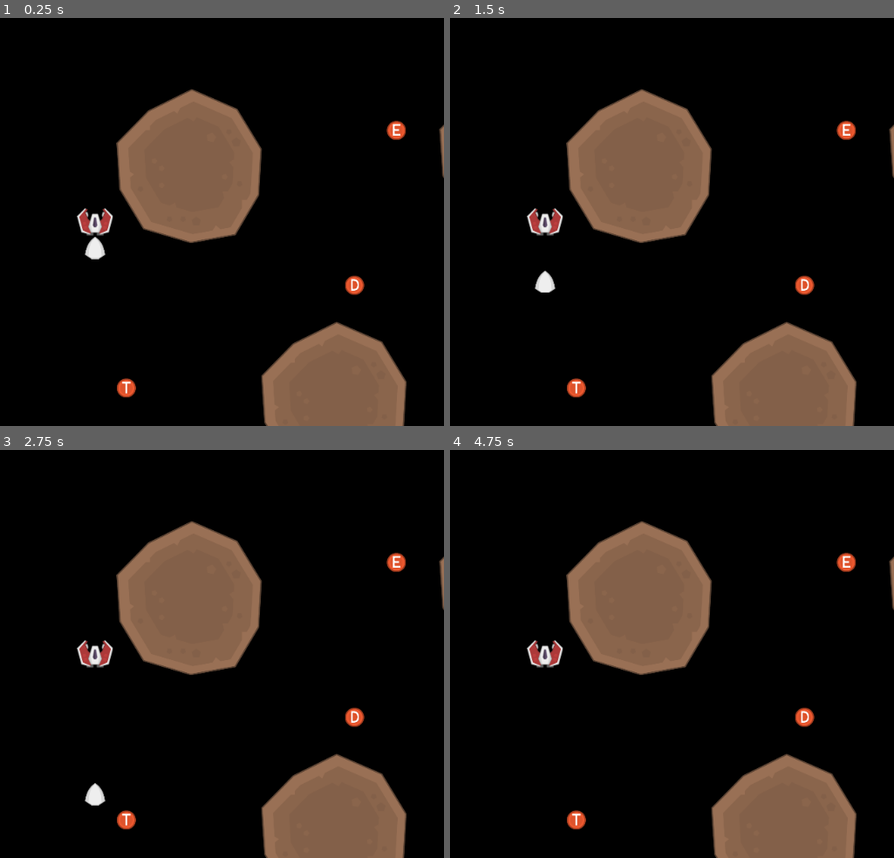
Above: before the commit, frames 1-4 (two rows, left to right).
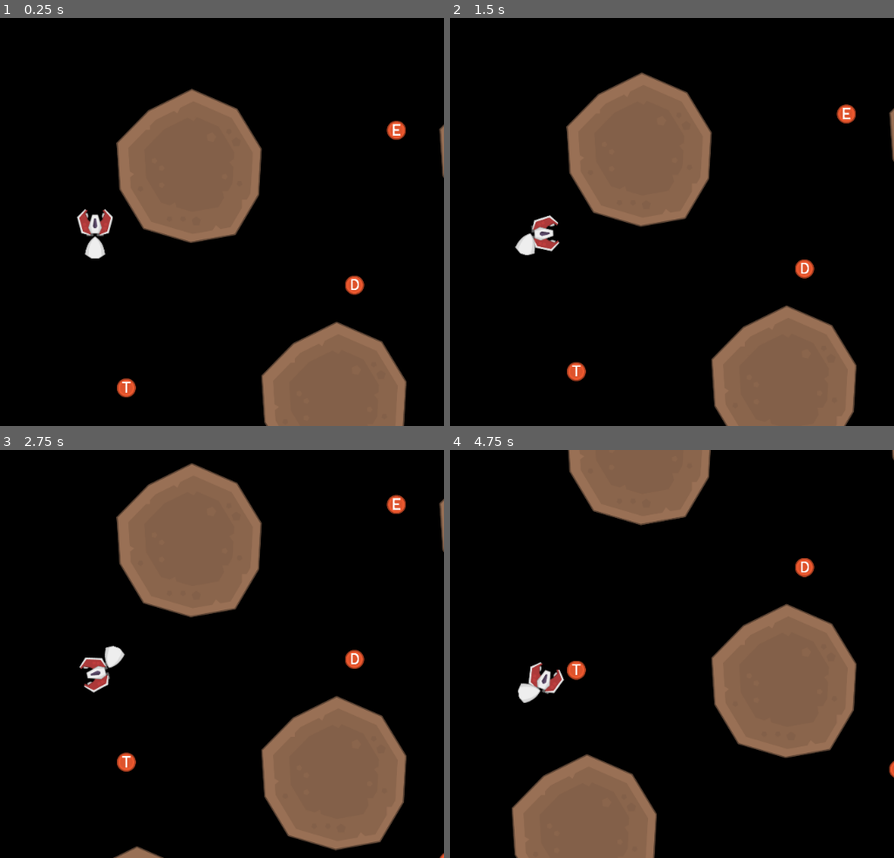
Above: after the commit, the same moments.

Repository: Comyune/game-drifter
Game: Godot game, scene res://main.tscn
Same seed, same stepped clock (60 frames per second), same inputs: the game is played once before the commit and once after it.
Inputs (mouse positions are in pixels of both pictures, inside the frame that each line leads up to):
- Up to frame 1 (0.25 s): no input
- Up to frame 2 (1.5 s): tap Enter (ui_accept) at 0.5, 0.77 s; move the mouse to (698, 201) at 0.52 s; hold Right (ui_right) 0.53-1.25 s; click (698, 201) at 0.67 s; drag from (outside the picture) to (512, 303) at 1.27 s
- Up to frame 3 (2.75 s): move the mouse to (164, 564) at 2.02 s; hold Right (ui_right) from 2.03 s (still down)
- Up to frame 4 (4.75 s): release Right (ui_right) at 2.75 s; drag from (512, 735) to (outside the picture) at 2.77 s; move the mouse to (756, 715) at 3.52 s; hold Left (ui_left) 3.53-4.25 s; tap Enter (ui_accept) at 3.77 s; drag from (outside the picture) to (outside the picture) at 4.27 s

The runs differ from the first frame. In frame 1, 0.3% of the frame differs, in the area x 17-91%, y 17-93%; in frame 2, 6.7%; in frame 3, 18%; in frame 4, 38%, in the area x 13-100%, y 0-100%.
Error before the commit: Parse Error: Can't preload resource at path: res://player/start_link/tail_state.gd (res://player/start_link/start_link.gd:2)

Commit message:
Implement letter chain

Diff:
--- /dev/null
+++ b/godot-project/player/chain_joint.tscn
@@ -0,0 +1,11 @@
+[gd_scene load_steps=2 format=2]
+
+[ext_resource path="res://player/chain_joint.png" type="Texture" id=1]
+
+[node name="PinJoint2D" type="PinJoint2D"]
+bias = 0.5
+disable_collision = false
+softness = 0.9
+
+[node name="Sprite" type="Sprite" parent="."]
+texture = ExtResource( 1 )
--- a/godot-project/player/chain_link/chain_link.tscn
+++ b/godot-project/player/chain_link/chain_link.tscn
@@ -17,6 +17,11 @@
 font_data = SubResource( 2 )
 
 [node name="ChainLink" type="RigidBody2D"]
+position = Vector2( 1, 0 )
+collision_layer = 16
+collision_mask = 23
+linear_damp = 15.0
+angular_damp = 0.1
 script = ExtResource( 1 )
 
 [node name="Sprite" type="Sprite" parent="."]
@@ -28,10 +33,10 @@
 shape = SubResource( 1 )
 
 [node name="Label" type="Label" parent="."]
-margin_left = -20.0
-margin_top = 10.0
-margin_right = 20.0
-margin_bottom = 67.0
+margin_left = -20.2613
+margin_top = 12.3308
+margin_right = 19.7387
+margin_bottom = 69.3308
 custom_fonts/font = SubResource( 3 )
 text = "A"
 align = 1
@@ -40,6 +45,3 @@
 __meta__ = {
 "_edit_use_anchors_": false
 }
-
-[node name="LinkPosition" type="Node2D" parent="."]
-position = Vector2( 0, 75 )
--- a/godot-project/player/player.gd
+++ b/godot-project/player/player.gd
@@ -1,17 +1,24 @@
 extends Node
-const TailState = preload("res://player/tail_state")
-const ChainLink = preload("res://player/chain_link/chain_link.tscn")
+const TailState  = preload("res://player/tail_state.gd")
+const ChainLink  = preload("res://player/chain_link/chain_link.tscn")
+const ChainJoint = preload("res://player/chain_joint.tscn")
+
+const link_offset = Vector2(0, 80)
 
 onready var ship       = $Ship
 onready var start_link = $StartLink
 onready var tail_state = TailState.new()
 
-func _ready:
-	connect("player_collision", self, "handle_collision_result")
+var chain_links = []
 
-func handle_collision_result(collision_result):
+func _ready():
+	var _connection = ship.connect(
+		"collision", self, "on_ship_collision"
+	)
+
+func on_ship_collision(collision_result):
 	tail_state.update_with_collision_result(collision_result)
-	remove_redundant_links()
+	remove_redundant_chain_links()
 	ensure_chain_links()
 
 # Tail handling
@@ -19,14 +26,32 @@
 func remove_redundant_chain_links():
 	if chain_links.size() <= tail_state.size(): return
 
-	for i in range(chain_links.size() - tail_state.size()):
+	for _i in range(chain_links.size() - tail_state.size()):
 		chain_links[-1].queue_free()
 
 func ensure_chain_links() -> void:
-    for i in range(tail_state.size()):
+	for i in range(tail_state.size()):
 		if chain_links.size() < i + 1: create_chain_link(i)
 
 func create_chain_link(index):
+	var target_link = last_link()
+	# Create the link, add its letter, and attach to scene
 	var new_link = ChainLink.instance()
 	new_link.character = tail_state.character_at(index)
-	add_child(new_link)
+	new_link.position = link_offset
+	target_link.add_child(new_link)
+	print("New link position: 0, 0", new_link.position)
+	print("Target link position: 0, 80", target_link.position)
+	# Position the new link relative to the last link in the chain
+	# Create a joint to pin the 2 links together
+	var joint = ChainJoint.instance()
+	joint.node_a = new_link.get_path()
+	joint.node_b = target_link.get_path()
+	joint.position = link_offset
+	target_link.add_child(joint)
+	# Add the new link to our chain_links array
+	chain_links.push_back(new_link)
+
+func last_link():
+	if chain_links.size() < 1: return start_link
+	return chain_links[-1]
--- a/godot-project/player/player.tscn
+++ b/godot-project/player/player.tscn
@@ -1,22 +1,22 @@
-[gd_scene load_steps=3 format=2]
+[gd_scene load_steps=4 format=2]
 
 [ext_resource path="res://player/start_link/start_link.tscn" type="PackedScene" id=1]
 [ext_resource path="res://player/ship/ship.tscn" type="PackedScene" id=2]
+[ext_resource path="res://player/player.gd" type="Script" id=3]
 
 [node name="Player" type="Node"]
+script = ExtResource( 3 )
 
 [node name="Ship" parent="." instance=ExtResource( 2 )]
 rotation = 4.71239
-speed = null
-rotation_speed = null
-rotation_friction = null
-velocity_friction = null
 
 [node name="StartLink" parent="." instance=ExtResource( 1 )]
 position = Vector2( 0, 30 )
+linear_damp = 0.1
+angular_damp = 0.1
 
 [node name="StartLinkJoint" type="PinJoint2D" parent="."]
-position = Vector2( 0, 35 )
-node_a = NodePath("../Player")
+position = Vector2( 0, 44 )
+node_a = NodePath("../Ship")
 node_b = NodePath("../StartLink")
 disable_collision = false
--- a/godot-project/player/ship/ship.gd
+++ b/godot-project/player/ship/ship.gd
@@ -1,17 +1,16 @@
 extends KinematicBody2D
 var ControlState = preload('res://player/control_state.gd')
 
-signal player_collision(result)
+signal collision(result)
 
-export (int)   var speed             = 5
+export (int)   var speed             = 15
 export (float) var rotation_speed    = 0.075
 export (float) var rotation_friction = 0.98
-export (float) var velocity_friction = 0.99
+export (float) var velocity_friction = 0.98
 
 const gravity      : float   = 98.0
 const left         : Vector2 = Vector2(-1, 0)
 const right        : Vector2 = Vector2(1, 0)
-const chain_offset : Vector2 = Vector2(0, 40)
 
 var velocity          : Vector2 = Vector2()
 var rotation_velocity : float   = 0.0
@@ -26,7 +25,7 @@
 
 # Frame processing
 
-func _process():
+func _process(delta):
 	# Get the steering of the player and apply to rotation velocity
 	rotation_velocity += control_state.rotation_direction()
 	# Get thrust direction, rotate to where the player is looking and apply as velocity
@@ -51,7 +50,7 @@
 	rotation_velocity *= rotation_friction # Apply friction to rotation
 	rotation += rotation_velocity * rotation_speed * delta
 
-func process_velocity(delta):
+func process_velocity(_delta):
 	velocity *= velocity_friction # Apply friction to velocity
 
 func handle_movement_and_collisions(delta):
@@ -60,11 +59,12 @@
 
 func handle_collision(collision):
 	var collider = collision.get_collider()
+	print("Collider: ", collider.name)
 
 	# If the colliding object doesn't have a custom collision handler, just bounce.
-	if !collider.has_method("on_collide_with_player"):
+	if !collider.has_method("on_collide_with_ship"):
 		velocity = velocity.bounce(collision.normal)
 		return
 
-	var collision_result = collider.on_collide_with_player(self)
-	if collision_result: emit('player_collision', collision_result)
+	var collision_result = collider.on_collide_with_ship(self)
+	if collision_result: emit_signal('collision', collision_result)
--- a/godot-project/player/ship/ship.tscn
+++ b/godot-project/player/ship/ship.tscn
@@ -1,10 +1,7 @@
-[gd_scene load_steps=6 format=2]
+[gd_scene load_steps=5 format=2]
 
 [ext_resource path="res://player/ship/ship.gd" type="Script" id=1]
-[ext_resource path="res://gui/cascadia_font.tres" type="DynamicFont" id=2]
 [ext_resource path="res://player/ship/shuttle.png" type="Texture" id=3]
-
-
 
 [sub_resource type="Curve" id=1]
 _data = [ Vector2( 0.0103578, 1 ), 0.0, 0.990274, 0, 0, Vector2( 1, 0.148649 ), 0.0, 0.0, 0, 0 ]
@@ -13,16 +10,12 @@
 radius = 35.0
 height = 30.0
 
-[node name="Player" type="KinematicBody2D"]
+[node name="Ship" type="KinematicBody2D"]
 collision_mask = 14
 script = ExtResource( 1 )
-speed = null
-rotation_speed = null
-rotation_friction = null
-velocity_friction = null
 
 [node name="Particles" type="CPUParticles2D" parent="."]
-visible = false
+emitting = false
 amount = 2
 fract_delta = false
 direction = Vector2( -1, 0 )
@@ -48,7 +41,6 @@
 margin_right = -20.0
 margin_bottom = 540.0
 rect_rotation = 90.0
-custom_fonts/font = ExtResource( 2 )
 autowrap = true
 __meta__ = {
 "_edit_use_anchors_": false
--- a/godot-project/player/start_link/start_link.gd
+++ /dev/null
@@ -1,4 +0,0 @@
-extends Node2D
-var TailState = preload('res://player/start_link/tail_state.gd')
-var ChainLink = preload('res://player/chain_link/chain_link.tscn')
-var chain_links = []
--- a/godot-project/player/start_link/start_link.tscn
+++ b/godot-project/player/start_link/start_link.tscn
@@ -1,21 +1,19 @@
-[gd_scene load_steps=4 format=2]
+[gd_scene load_steps=3 format=2]
 
 [ext_resource path="res://player/start_link/chain_start.png" type="Texture" id=1]
-[ext_resource path="res://player/start_link/start_link.gd" type="Script" id=2]
 
 [sub_resource type="CapsuleShape2D" id=1]
 radius = 20.0
 
 [node name="StartLink" type="RigidBody2D"]
-script = ExtResource( 2 )
+collision_layer = 16
+collision_mask = 23
+angular_damp = 2.0
 
 [node name="Sprite" type="Sprite" parent="."]
 position = Vector2( 0, 43 )
 texture = ExtResource( 1 )
 
-[node name="BackLinkPosition" type="Position2D" parent="."]
-position = Vector2( 0, 85 )
-
 [node name="CollisionShape2D" type="CollisionShape2D" parent="."]
 position = Vector2( 0, 45 )
 shape = SubResource( 1 )
Binary file added: godot-project/player/chain_joint.png
Not shown, added: godot-project/player/chain_joint.png.import
